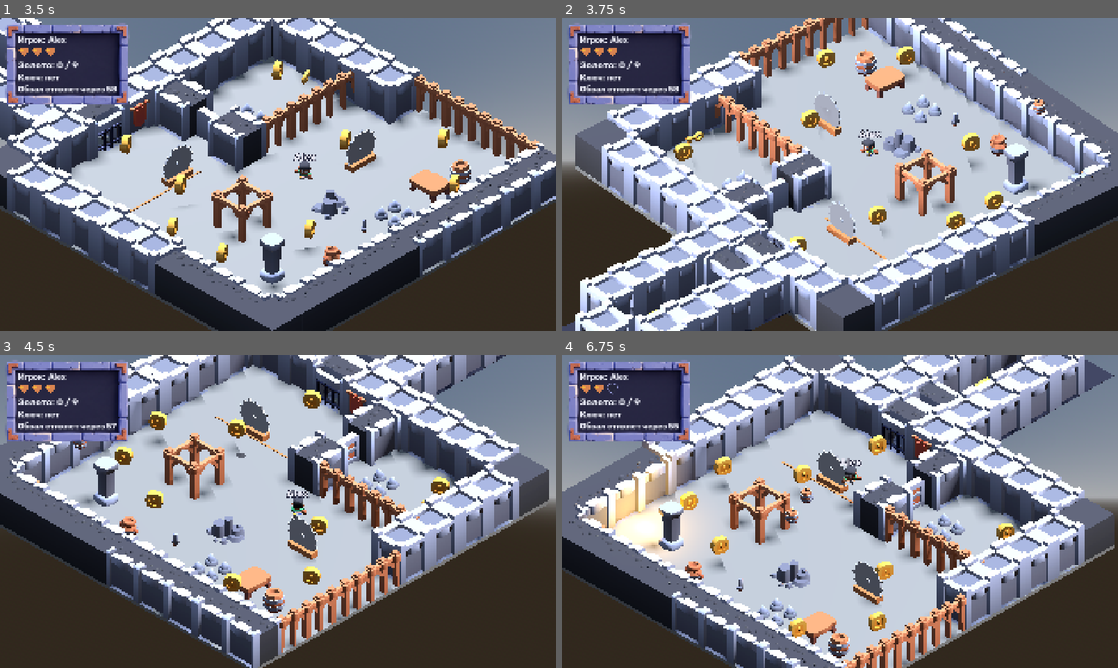
Above: before the commit, frames 1-4 (two rows, left to right).
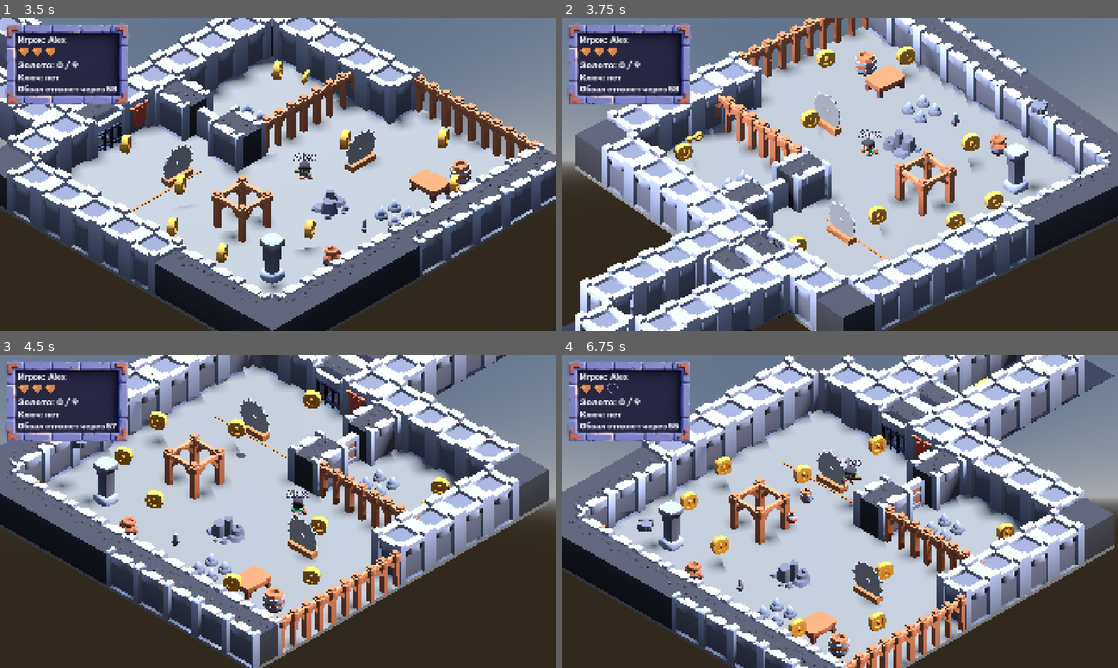
Above: after the commit, the same moments.

Repository: farikgg/godot_assignment
Game: Godot game, scene res://scenes/main_menu.tscn
Two runs of this game, one before a commit and one after it. Both use one fixed random seed, a clock stepped at 60 frames per second and the inputs below.
Inputs (mouse positions are in pixels of both pictures, inside the frame that each line leads up to):
- Up to frame 1 (3.5 s): click (278, 177) at 0.52 s; type "Alex" at 0.6 s; click "Спуститься" at 1.25 s; hold D (move_right) 2.03-2.78 s; hold J (attack) 2.03-2.78 s; tap Space (jump) at 2.27, 3.02 s; hold S (move_back) from 2.78 s (still down); tap Left (camera_left) at 2.85 s
- Up to frame 2 (3.75 s): release S (move_back) at 3.53 s; hold D (move_right) from 3.53 s (still down); hold Right (camera_right) from 3.53 s (still down)
- Up to frame 3 (4.5 s): release D (move_right) at 4.28 s; release Right (camera_right) at 4.28 s; hold W (move_forward) from 4.28 s (still down); tap J (attack) at 4.35 s
- Up to frame 4 (6.75 s): tap Space (jump) at 4.52, 5.27, 6.02 s; release W (move_forward) at 5.03 s; hold Left (camera_left) 5.03-5.78 s; hold A (move_left) 5.03-6.53 s; tap Right (camera_right) at 5.85 s; hold S (move_back) from 6.53 s (still down); hold J (attack) from 6.53 s (still down)

Frame 1 is identical in both runs. In frame 2, 0.1% of the frame differs, in the area x 84-88%, y 25-31%; in frame 3, 0.2%; in frame 4, 3.5%, in the area x 2-43%, y 27-68%.

Commit message:
map changes

Diff:
--- a/scenes/map.tscn
+++ b/scenes/map.tscn
@@ -277,6 +277,7 @@
 transform = Transform3D(-4.371139e-08, 0, 1, 0, 1, 0, -1, 0, -4.371139e-08, 1.025, 0.1, -5.184883)
 
 [node name="Spawner" parent="." unique_id=1771300020 instance=ExtResource("s_spawner")]
+spawn_weights = Array[float]([0.6, 0.25, 0.15])
 
 [node name="HUD" parent="." unique_id=1684676044 instance=ExtResource("s_hud")]
 
